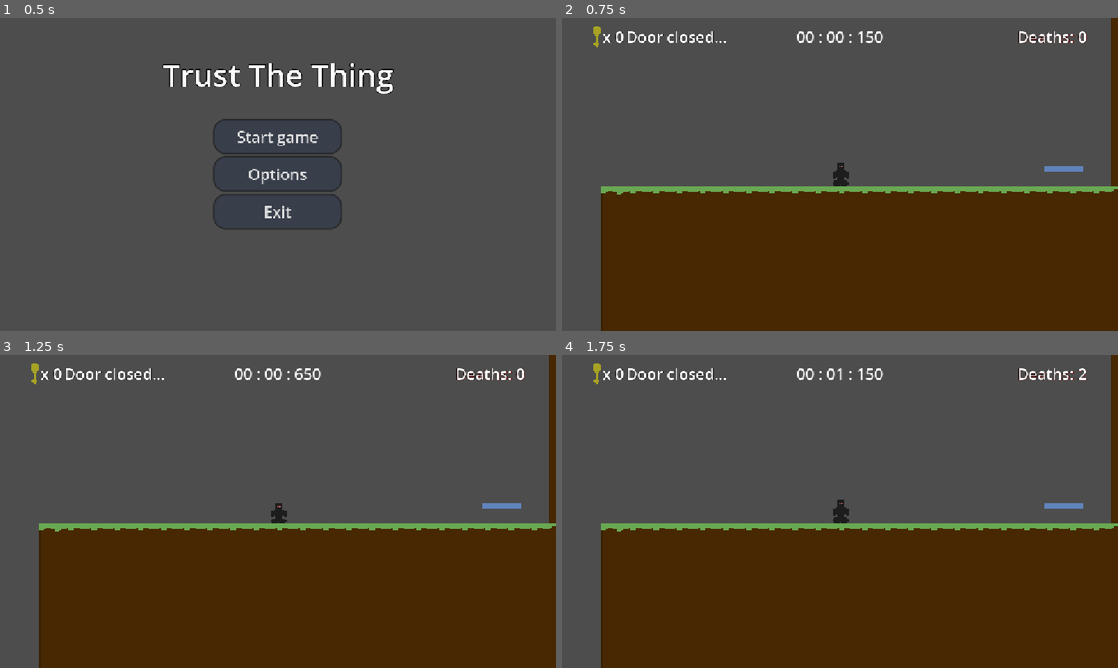
Above: before the commit, frames 1-4 (two rows, left to right).
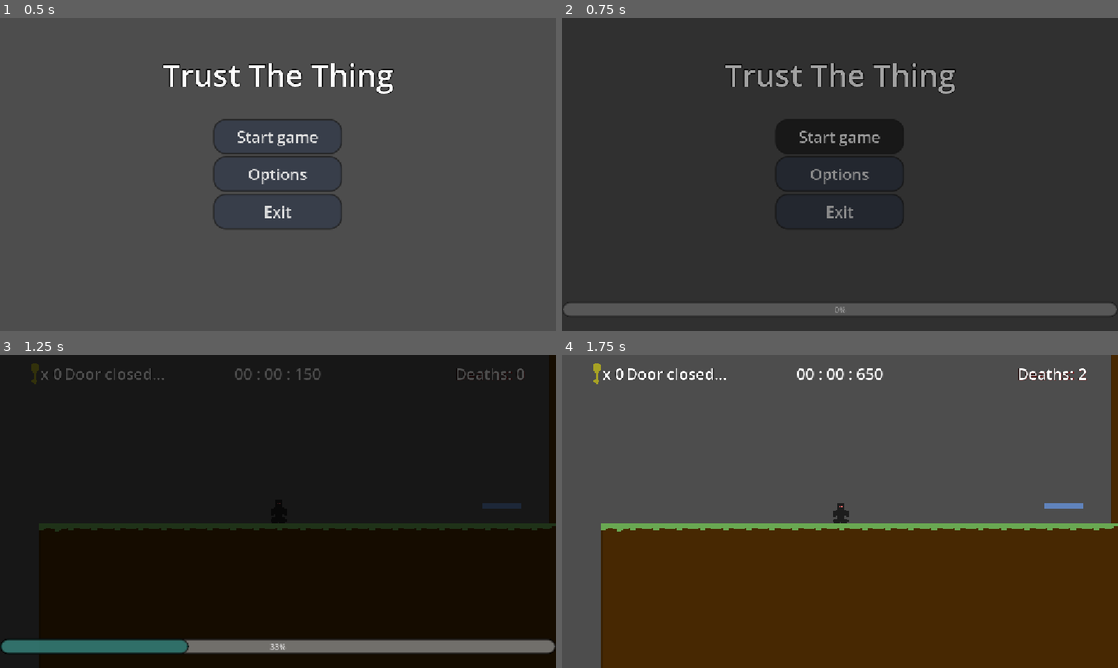
Above: after the commit, the same moments.

Repository: Briightbug/TrustTheThing
Game: Godot game, scene res://Assets/Scenes/Menus/main_menu.tscn
Two runs of this game, one before a commit and one after it. Both use one fixed random seed, a clock stepped at 60 frames per second and the inputs below.
Inputs:
- Up to frame 1 (0.5 s): no input
- Up to frame 2 (0.75 s): click "Start game" at 0.5 s
- Up to frame 3 (1.25 s): no input
- Up to frame 4 (1.75 s): tap Enter (Resume Game) at 1.25 s; hold D (Fake_Right) from 1.28 s (still down); hold Enter (Resume Game) from 1.28 s (still down); tap Space (Fake_Jump) at 1.52 s

Frame 1 is identical in both runs. In frame 2, 99% of the frame differs, in the area x 0-100%, y 0-100%; in frame 3, 100%; in frame 4, 0.1%.

Commit message:
Fix buttons in result screen

Diff:
--- a/Assets/Scenes/Menus/main_menu.tscn
+++ b/Assets/Scenes/Menus/main_menu.tscn
@@ -64,6 +64,7 @@
 grow_horizontal = 2
 grow_vertical = 2
 script = ExtResource("1_kmnvk")
+initial_scene = &"uid://bgrak58ssg5d"
 main_buttons = NodePath("Buttons")
 start_button = NodePath("Buttons/StartButton")
 options_button = NodePath("Buttons/OptionsButton")
--- a/Assets/Scenes/Menus/result_screen.tscn
+++ b/Assets/Scenes/Menus/result_screen.tscn
@@ -8,7 +8,7 @@
 
 [sub_resource type="StyleBoxEmpty" id="StyleBoxEmpty_1t0i6"]
 
-[node name="ResultScreen" type="Control" unique_id=156193509 …(117 unchanged characters)… button", "fake_quit_button", "real_retry", "real_quit", "fake_quit_label", "margin_container") groups=["result_screen"]]
+[node name="ResultScreen" type="Control" unique_id=156193509 …(117 unchanged characters)… button", "fake_quit_button", "real_retry_button", "real_quit_button", "fake_quit_label", "margin_container") groups=["result_screen"]]
 layout_mode = 3
 anchors_preset = 15
 anchor_right = 1.0
@@ -22,8 +22,8 @@
 final_death_label = NodePath("MarginContainer/Results/FinalDeathsLabel")
 fake_retry_button = NodePath("MarginContainer/Results/FakeButtons/FakeRetryButton")
 fake_quit_button = NodePath("MarginContainer/Results/FakeButtons/FakeQuitButton")
-real_retry = NodePath("MarginContainer/Results/RealButtons/RetryButton")
-real_quit = NodePath("MarginContainer/Results/RealButtons/QuitButton")
+real_retry_button = NodePath("MarginContainer/Results/RealButtons/RetryButton")
+real_quit_button = NodePath("MarginContainer/Results/RealButtons/QuitButton")
 fake_quit_label = NodePath("FakeQuitLabel")
 margin_container = NodePath("MarginContainer")
 
--- /dev/null
+++ b/Assets/Scenes/Transitions/loading_screen.tscn
@@ -0,0 +1,100 @@
+[gd_scene format=3 uid="uid://bcss2gd0403p8"]
+
+[ext_resource type="Script" uid="uid://crv8xkvhlll4m" path="res://Assets/Scripts/loading_screen.gd" id="1_q8sn2"]
+
+[sub_resource type="StyleBoxFlat" id="StyleBoxFlat_1ty33"]
+bg_color = Color(0, 0, 0, 1)
+
+[sub_resource type="StyleBoxFlat" id="StyleBoxFlat_dvo32"]
+border_width_left = 5
+border_width_top = 5
+border_width_right = 5
+border_width_bottom = 5
+border_color = Color(0, 0, 0, 1)
+border_blend = true
+corner_radius_top_left = 20
+corner_radius_top_right = 20
+corner_radius_bottom_right = 20
+corner_radius_bottom_left = 20
+
+[sub_resource type="StyleBoxFlat" id="StyleBoxFlat_ktif2"]
+bg_color = Color(0.081141405, 0.43780723, 0.4030517, 1)
+border_width_left = 5
+border_width_top = 5
+border_width_right = 5
+border_width_bottom = 5
+border_color = Color(0, 0, 0, 1)
+border_blend = true
+corner_radius_top_left = 20
+corner_radius_top_right = 20
+corner_radius_bottom_right = 20
+corner_radius_bottom_left = 20
+
+[sub_resource type="Animation" id="Animation_wf015"]
+length = 0.001
+tracks/0/type = "value"
+tracks/0/imported = false
+tracks/0/enabled = true
+tracks/0/path = NodePath("Panel:modulate")
+tracks/0/interp = 1
+tracks/0/loop_wrap = true
+tracks/0/keys = {
+"times": PackedFloat32Array(0),
+"transitions": PackedFloat32Array(1),
+"update": 0,
+"values": [Color(1, 1, 1, 0)]
+}
+
+[sub_resource type="Animation" id="Animation_v2lfg"]
+resource_name = "transition"
+length = 0.5
+tracks/0/type = "value"
+tracks/0/imported = false
+tracks/0/enabled = true
+tracks/0/path = NodePath("Panel:modulate")
+tracks/0/interp = 1
+tracks/0/loop_wrap = true
+tracks/0/keys = {
+"times": PackedFloat32Array(0, 0.5),
+"transitions": PackedFloat32Array(1, 1),
+"update": 0,
+"values": [Color(1, 1, 1, 0), Color(1, 1, 1, 1)]
+}
+
+[sub_resource type="AnimationLibrary" id="AnimationLibrary_tg4cr"]
+_data = {
+&"RESET": SubResource("Animation_wf015"),
+&"transition": SubResource("Animation_v2lfg")
+}
+
+[node name="LoadingScreen" type="CanvasLayer" unique_id=987960789 node_paths=PackedStringArray("animation_player", "progress_bar")]
+layer = 10
+script = ExtResource("1_q8sn2")
+animation_player = NodePath("AnimationPlayer")
+progress_bar = NodePath("Panel/ProgressBar")
+
+[node name="Panel" type="Panel" parent="." unique_id=1457676515]
+modulate = Color(1, 1, 1, 0)
+anchors_preset = 15
+anchor_right = 1.0
+anchor_bottom = 1.0
+grow_horizontal = 2
+grow_vertical = 2
+theme_override_styles/panel = SubResource("StyleBoxFlat_1ty33")
+
+[node name="ProgressBar" type="ProgressBar" parent="Panel" unique_id=1582623008]
+layout_mode = 1
+anchors_preset = 12
+anchor_top = 1.0
+anchor_right = 1.0
+anchor_bottom = 1.0
+offset_top = -55.0
+offset_bottom = -28.0
+grow_horizontal = 2
+grow_vertical = 0
+theme_override_styles/background = SubResource("StyleBoxFlat_dvo32")
+theme_override_styles/fill = SubResource("StyleBoxFlat_ktif2")
+
+[node name="AnimationPlayer" type="AnimationPlayer" parent="." unique_id=1264048218]
+libraries/ = SubResource("AnimationLibrary_tg4cr")
+autoplay = &"transition"
--- a/Assets/Scripts/html_ending.gd
+++ b/Assets/Scripts/html_ending.gd
@@ -4,18 +4,22 @@
 @export var html_end_text : Label
 
 var stopwatch : Stopwatch
+var result_screen : Result
 
 func _ready() -> void:
 	process_mode = Node.PROCESS_MODE_WHEN_PAUSED
 
 func _on_body_entered(body: Node2D) -> void:
 	stopwatch = get_tree().get_first_node_in_group("stopwatch")
+	result_screen = get_tree().get_first_node_in_group("result_screen")
 
 	# Pauses the game when reached the goal in the final level
 	if body is PlayerController:
-		get_tree().paused = true
-		if get_tree().paused == true:
-			stopwatch.stop()
+		stopwatch.stop()
 
 		GameManager.result_screen.visible = true
 		GameManager.hud.visible = false
+
+		if GameManager.result_screen.visibility_changed:
+			# Unpause the result screen to make the buttons work
+			pass
--- /dev/null
+++ b/Assets/Scripts/loading_screen.gd
@@ -0,0 +1,22 @@
+extends CanvasLayer
+
+signal loading_screen_ready
+
+@export var animation_player : AnimationPlayer
+@export var progress_bar : ProgressBar
+
+func _ready() -> void:
+	await animation_player.animation_finished
+	loading_screen_ready.emit()
+
+func _on_progress_changed(new_value : float):
+	var tween = create_tween()
+	new_value = progress_bar.min_value
+	tween.tween_property(progress_bar, "value", new_value, 0.0)
+	new_value = progress_bar.max_value
+	tween.tween_property(progress_bar, "value", new_value, animation_player.current_animation_length)
+
+func _on_load_finished() -> void:
+	animation_player.play_backwards("transition")
+	await animation_player.animation_finished
+	queue_free()
--- a/Assets/Scripts/main_menu.gd
+++ b/Assets/Scripts/main_menu.gd
@@ -1,6 +1,7 @@
 extends Control
 class_name MainMenu
 
+@export var initial_scene : StringName = &""
 @export var main_buttons : VBoxContainer
 @export var start_button : Button
 @export var options_button : Button
@@ -12,8 +13,9 @@
 	options_panel.visible = false
 
 func _on_start_button_pressed() -> void:
+	SceneLoader.load_scene(initial_scene)
+	await SceneLoader.load_finished
 	GameManager.start_game()
-
 
 func _on_options_button_pressed() -> void:
 	main_buttons.visible = false
--- a/Assets/Scripts/result_screen.gd
+++ b/Assets/Scripts/result_screen.gd
@@ -7,8 +7,8 @@
 @export var final_death_label : Label
 @export var fake_retry_button : Button
 @export var fake_quit_button : Button
-@export var real_retry : Button
-@export var real_quit : Button
+@export var real_retry_button : Button
+@export var real_quit_button : Button
 @export var fake_quit_label : Label
 @export var margin_container : MarginContainer
 
@@ -21,24 +21,25 @@
 	hud = get_tree().get_first_node_in_group("hud")
 	html_ending = get_tree().get_first_node_in_group("html_ending")
 
-	fake_quit_label.text = "Haha!! Nice try!"
 	fake_quit_label.visible = false
-
-
-
-	real_quit.visible = false
-	real_retry.visible = false
+	real_quit_button.visible = false
+	real_retry_button.visible = false
 
 func _process(_delta: float) -> void:
 	final_time_time.text = str(stopwatch.stop())
 	final_death_label.text = "Deaths: " + str(GameManager.deaths)
 
 func _on_fake_retry_button_pressed() -> void:
-	GameManager.load_level(GameManager.current_level)
+	if fake_quit_label.visible == false:
+		fake_quit_label.visible = true
+		fake_quit_label.text = "Haha!! Nice try!"
+		var timer = get_tree().create_timer(2.0)
+		await timer.timeout
+		fake_quit_label.visible = false
 
 func _on_fake_quit_button_pressed() -> void:
-	real_quit.visible = true
-	real_retry.visible = true
+	real_quit_button.visible = true
+	real_retry_button.visible = true
 
 func _on_retry_button_pressed() -> void:
 	GameManager.load_level(GameManager.starting_level)
--- /dev/null
+++ b/Assets/Scripts/scene_loader.gd
@@ -0,0 +1,41 @@
+extends Node
+
+signal progress_changed(progress)
+signal load_finished
+
+var loading_screen : PackedScene = preload("uid://bcss2gd0403p8")
+var loaded_resource : PackedScene
+var scene_path : String
+var progress : Array = []
+var use_sub_threads : bool = true
+
+func _ready() -> void:
+	set_process(false)
+
+func load_scene(_scene_path : String) -> void:
+	scene_path = _scene_path
+
+	var new_load_screen = loading_screen.instantiate()
+	add_child(new_load_screen)
+	progress_changed.connect(new_load_screen._on_progress_changed)
+	load_finished.connect(new_load_screen._on_load_finished)
+
+	await new_load_screen.loading_screen_ready
+
+	start_load()
+
+func start_load() -> void:
+	var state = ResourceLoader.load_threaded_request(scene_path, "", use_sub_threads)
+	if state == OK:
+		set_process(true)
+
+func _process(_delta: float) -> void:
+	var load_status = ResourceLoader.load_threaded_get_status(scene_path, progress)
+	progress_changed.emit(progress[0])
+	match load_status:
+		ResourceLoader.THREAD_LOAD_INVALID_RESOURCE, ResourceLoader.THREAD_LOAD_FAILED:
+			set_process(false)
+		ResourceLoader.THREAD_LOAD_LOADED:
+			loaded_resource = ResourceLoader.load_threaded_get(scene_path)
+			get_tree().change_scene_to_packed(loaded_resource)
+			load_finished.emit()
--- a/project.godot
+++ b/project.godot
@@ -22,6 +22,7 @@
 [autoload]
 
 GameManager="*uid://dmm18qhly450"
+SceneLoader="*uid://c0nkocbfyh264"
 
 [display]
 
Not shown, added: Assets/Scripts/loading_screen.gd.uid
Not shown, added: Assets/Scripts/scene_loader.gd.uid
